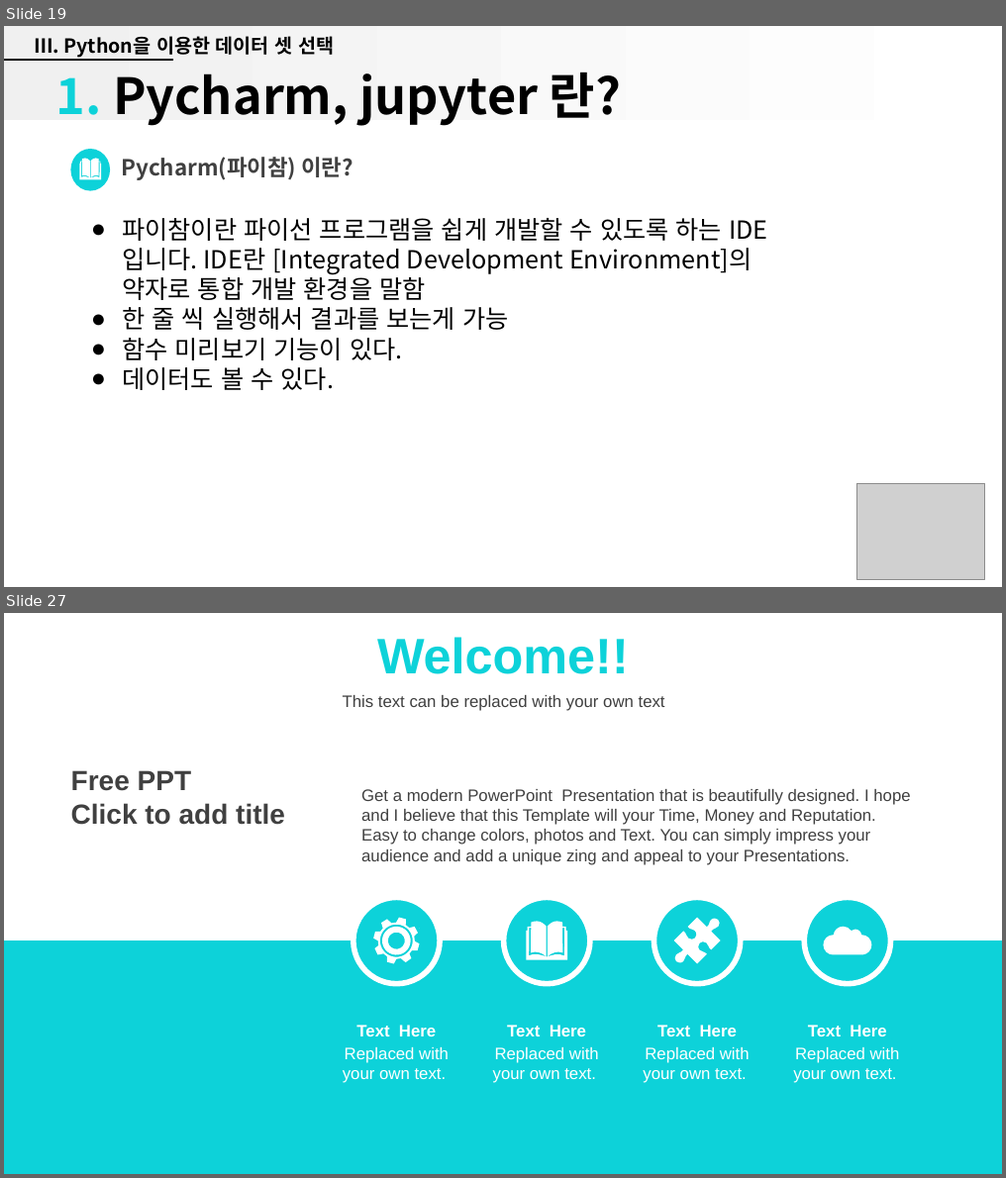
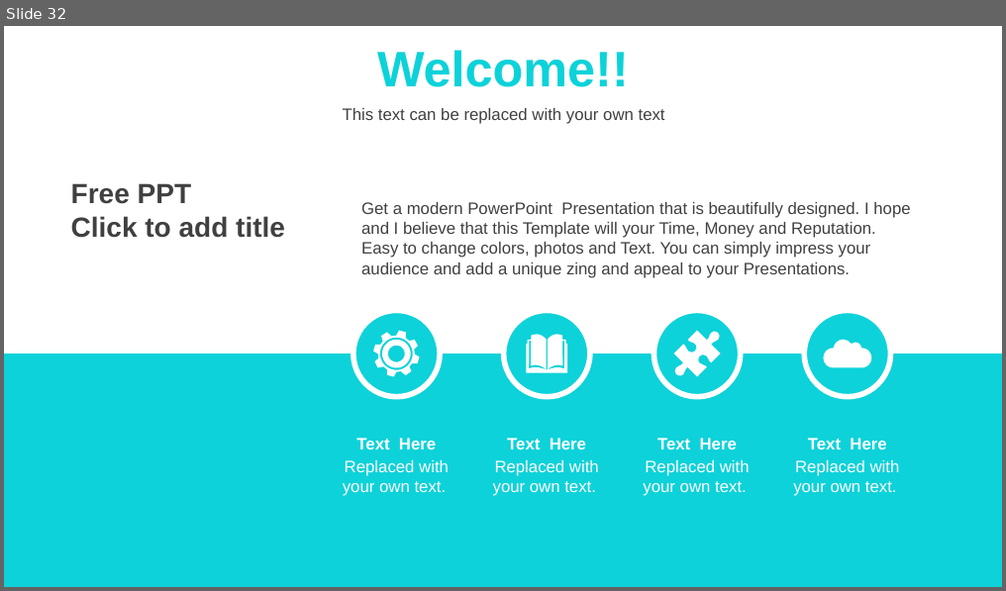
Before and after one commit to kyunleader/-, a slide deck: 과학교 2주차 발표자료.pptx. Shown one above the other, each under a label of ours: slides 19 and 27 before the commit, slide 32 after it; the slides between them are not shown. The pictures are 1006x1178 and 1006x591 pixels, drawn with LibreOffice and Linux fonts; fonts in the diff are those of the drawing; grey boxes stand for pictures; background and template pictures are left out. Boxes give left, top, right and bottom in pixels: in the first picture for what was removed or moved away, otherwise in the second. Text is boxed around its words. In the diff, an @@ line names an element or a change of style, - is before the commit and + after.

```diff
--- a/과학교 2주차 발표자료.pptx
+++ b/과학교 2주차 발표자료.pptx
@@ slide 19 removed at (4,26,1002,587), background #FFFFFF @@
@@ rectangle removed at (4,26,998,120) @@
@@ text removed at (34,36,334,58) @@
-Ⅲ. Python을 이용한 데이터 셋 선택
@@ line removed from (4, 59) to (172, 59) @@
@@ title removed at (56,72,621,126) @@
-1. Pycharm, jupyter 란?
@@ ellipse removed at (71,149,110,190) @@
@@ freeform shape removed at (80,158,102,179) @@
@@ text removed at (122,157,353,180) @@
-Pycharm(파이참) 이란?
@@ text removed at (122,218,768,390) @@
-● 파이참이란 파이선 프로그램을 쉽게 개발할 수 있도록 하는 IDE 입니다. IDE란 [Integrated Development Environment]의 약자로 통합 개발 환경을 말함
-● 한 줄 씩 실행해서 결과를 보는게 가능
-● 함수 미리보기 기능이 있다.
-● 데이터도 볼 수 있다.
@@ picture removed at (856,484,985,579) @@
@@ what was slide 27 is now slide 32 @@
```
Also in this commit, not shown: 2 slides changed, 28 slides added, 22 other slides removed.
